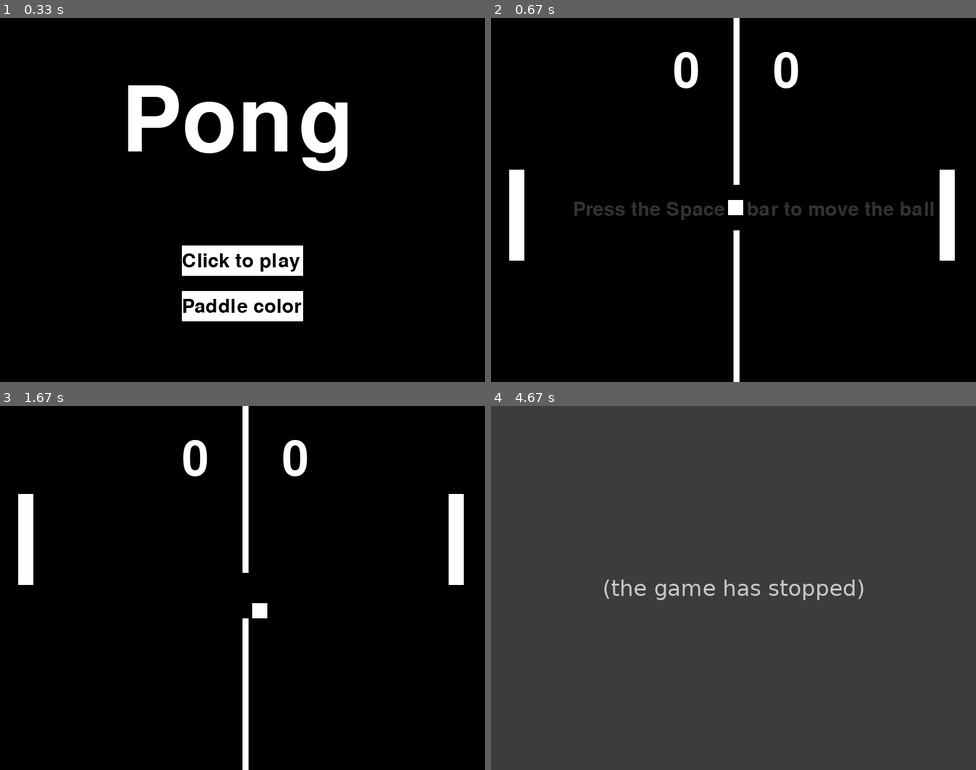
Above: before the commit, frames 1-4 (two rows, left to right).
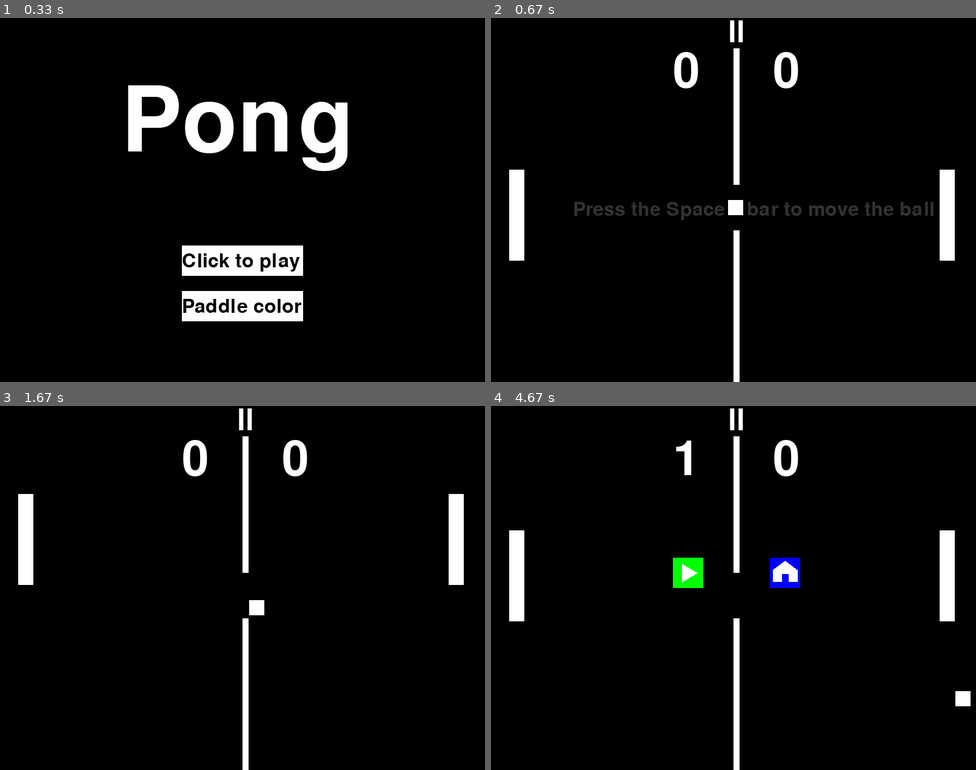
Above: after the commit, the same moments.

Repository: htang22/pong_on_pygame
Game: pygame game, started from main.py
Two runs of this game, one before a commit and one after it. Both use one fixed random seed, a clock stepped at 60 frames per second and the inputs below.
Inputs (mouse positions are in pixels of both pictures, inside the frame that each line leads up to):
- Up to frame 1 (0.33 s): no input
- Up to frame 2 (0.67 s): click "Click to play" at 0.4 s
- Up to frame 3 (1.67 s): click (247, 420) at 0.73 s, where only the run after the commit has a clickable "ll"; click (198, 573) at 1.05 s; hold Up from 1.33 s (still down); hold W from 1.33 s (still down); tap Space at 1.4 s
- Up to frame 4 (4.67 s): tap Space at 1.7, 1.9, 2.23, 2.63, 3.03, 3.37, 3.7, 4.1 s; release Up at 1.8 s; release W at 1.8 s; hold Down 1.83-2.13 s; hold S 1.83-2.13 s; hold Up 2.17-2.53 s; hold W 2.17-2.53 s; hold Down 2.57-2.93 s; hold S 2.57-2.93 s; hold Up 2.97-3.27 s; hold W 2.97-3.27 s; hold Down 3.3-3.6 s; hold S 3.3-3.6 s; hold Up 3.63-4 s; hold W 3.63-4 s; hold Down 4.03-4.4 s; hold S 4.03-4.4 s; click (738, 420) at 4.5 s, where only the run after the commit has a clickable "ll"

Frame 1 is identical in both runs. In frame 2, 0.2% of the frame differs, in the area x 49-52%, y 0-9%; in frame 3, 0.3%; in frame 4, 100%, in the area x 0-100%, y 0-100%.
Before the commit the program exited at 4.52 s; later frames show no game.

Commit message:
Pause Menu
Added the pause menu in the game. It will pause the game. Has a bug that it can't leave and go to the start menu. Fix this by adding the start menu in a different class along with creating rect and text.

Diff:
--- a/game.py
+++ b/game.py
@@ -15,16 +15,66 @@
         self.display = Display()
         self.screen = self.display.screen
         self.y_speed = 15
+        self.click = False
+
+    def get_mouse_pos(self):
+        mx, my = pygame.mouse.get_pos()
+        return mx, my
+
+    def pause_screen(self,ball_x_speed, ball_y_speed):
+        running = True
+        while running:
+            self.click = False
+            for event in pygame.event.get():
+                if event.type == pygame.QUIT:
+                    pygame.quit()
+                if event.type == pygame.MOUSEBUTTONDOWN:
+                    if event.button == 1:
+                        self.click = True
+            play_button = pygame.rect.Rect((300, 250, 50, 50))
+            pygame.draw.rect(self.screen, (0, 255, 0), play_button)
+            pygame.draw.polygon(self.screen, (255, 255, 255), ((315, 260), (315, 290), (340, 275)))
+            home_button = pygame.rect.Rect((460, 250, 50, 50))
+            pygame.draw.rect(self.screen, (0, 0, 255), home_button)
+            pygame.draw.polygon(self.screen, (255, 255, 255), ((465, 270), (505, 270), (485, 255)))
+            pygame.draw.rect(self.screen, (255, 255, 255), (465, 270, 15, 20))
+            pygame.draw.rect(self.screen, (255, 255, 255), (491, 270, 15, 20))
+            pygame.draw.rect(self.screen, (255, 255, 255), (465, 270, 40, 7.5))
+
+            # self.display.create_text((300, 300), (255, 255, 255), 50, "", self.screen)
+
+            self.ball.ball_x_speed = 0
+            self.ball.ball_y_speed = 0
+            self.y_speed = 0
+            if play_button.collidepoint((self.get_mouse_pos())):
+                if self.click:
+                    print("clicked play button")
+                    self.ball.ball_x_speed = ball_x_speed
+                    self.ball.ball_y_speed = ball_y_speed
+                    self.y_speed = 15
+                    running = False
+            if home_button.collidepoint((self.get_mouse_pos())):
+                if self.click:
+                    print("Clicked Home button")
+                    return True
+            pygame.display.update()
+        return
+
 
 
     def run_game(self):
-
-        while True:
+        running = True
+        while running:
+            self.click = False
             self.score.left_color = self.left_paddle.color
             self.score.right_color = self.right_paddle.color
             for event in pygame.event.get():
                 if event.type == pygame.QUIT:
                     return False
+                if event.type == pygame.MOUSEBUTTONDOWN:
+
+                    if event.button == 1:
+                        self.click = True
             keys = pygame.key.get_pressed()
             self.screen.fill((0, 0, 0))
             # Draw the paddles
@@ -80,9 +130,19 @@
                     self.ball.ball_x_speed *= -1
                 self.ball.reset_ball()
 
+            mx, my = pygame.mouse.get_pos()
 
             # score
             self.score.show_score(self.screen, (255, 255, 255))
+            pause_button = pygame.rect.Rect((380, 0, 50, 50))
+            pygame.draw.rect(self.screen, (0, 0, 0), pause_button)
+            self.display.create_text((391, 0), (255, 255, 255), 50, "ll", self.screen)
+            if pause_button.collidepoint((mx, my)):
+                if self.click:
+                    print("clicked pause")
+                    if self.pause_screen(self.ball.ball_x_speed, self.ball.ball_y_speed) == True:
+                        print("going home")
+                        return True
 
             pygame.display.update()
             pygame.time.delay(40)
@@ -96,8 +156,5 @@
 
                 #TODO add another screen/button that asks user to play again, exit game, or quit to menu
 
-                return False
-            else:
-                return True
 
             # Checks to see if a key is pressed if one is then move a paddle
--- a/main.py
+++ b/main.py
@@ -137,8 +137,10 @@
 
     while game_active:
         game_active = game.run_game()
-        if game.run_game() == False:
+        if not game.run_game():
             quit()
+        if game.run_game():
+            start_menu()
         game_count += 1
 
         # quitting the game
